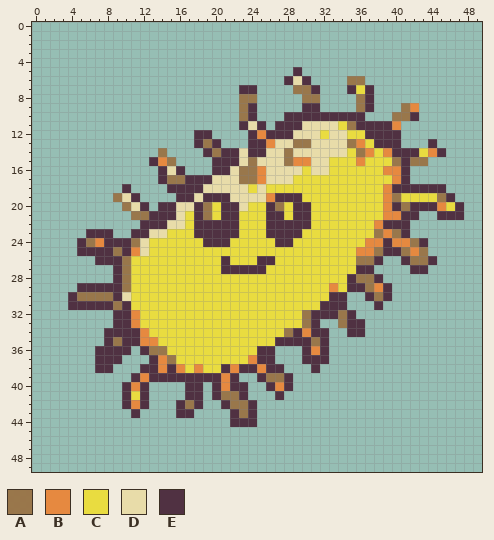
One commit to this pixel-art sprite: sprites/spr_player/7e76fba1-22e7-49d5-9fc2-1728526b917f.png. The picture above was drawn from the file before the commit.
The file is 50x50 pixels. Pixels under 10% opacity are left out. Colours within 5 levels of each other are drawn and written as one.
Palette (. is transparent): A #99764afd  B #e7893ffd  C #e9dc40fe  D #e9dca9fd  E #4f2e40fa
Pixels before (only the part around the change), first column x 0:
 9 .......................AE....
10 .......................AE...E
11 .......................EDE.EE
12 ..................EE....EBEEE
13 ..................EAE...EEBDD
14 ..............A....EAEEDEEDDA
15 .............EBA....EEEDADDDA
16 ..............EDE...EEDAABDDD
17 ..............EAAEEEDDDAABDDD
18 ..........E....EEEEDDDDDCDCCC
19 .........ADE....EEDEEEDDDDBEE
20 ..........ADE.EEDDEACEEDCCEAC
21 ...........AAEEEDCEACEECCCEEC
22 ............EEEDDCEEEEECCCEEE
23 ......EEE..EEDDCCCEEEEECCCEEE
24 .....EABEEEADCCCCCCEEECCCCCEE
25 .....EEEEAEBDCCCCCCCCCCCCCCCC
26 .......EEEACCCCCCCCCCECCCEECC
27 .........EACCCCCCCCCCEEEEECCC
28 .........EACCCCCCCCCCCCCCCCCC
29 .....EEEEEACCCCCCCCCCCCCCCCCC
30 ....EAAAAEDCCCCCCCCCCCCCCCCCC
31 ....EEEEEAECCCCCCCCCCCCCCCCCC
32 .........EEBCCCCCCCCCCCCCCCCC
33 .........EEBCCCCCCCCCCCCCCCCC
34 ........EEEEBCCCCCCCCCCCCCCCA
35 ........EAEEBBCCCCCCCCCCCCCEE
36 .......EEEE.EAACCCCCCCCCCEE..
37 .......EEE...EBACCCCCCCCBEE..
38 .......EE...EEBEBCBCCEBEEBEE.
39 ...........EBEEEEEEEEBE..EAAE
40 ..........EBE....EE.EBEE..EBE
41 ..........ECE....EE.EAAE...E.
42 ..........EBE...EAE..EAAE....
43 ...........E....EE....EAE....
44 ......................EEE....
45 .............................
46 .............................
47 .............................
48 .............................
The result:
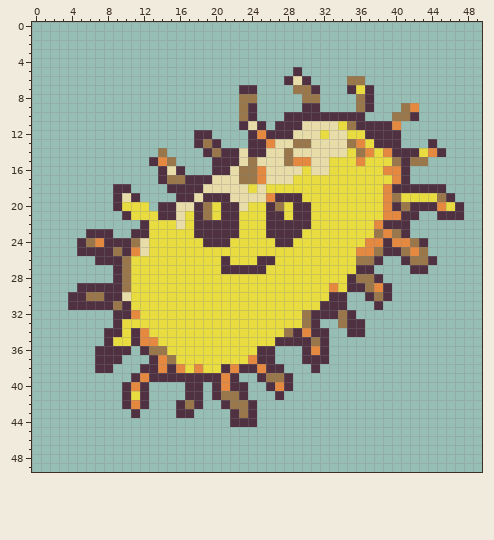
The edit:
Changed rows in their new state; - is an unchanged pixel.
first column x 9:
18 E------
19 E------
20 ECCC---
21 -ECCC--
22 ----CCC
23 ----CC-
first column x 5:
30 E--E---
33 -----CC
34 -----C-
35 ----CC-
Changed places in both pictures, as pixel boxes (x1, y1, x2, y2):
changed: (113, 184, 176, 238)
changed: (77, 292, 140, 346)
